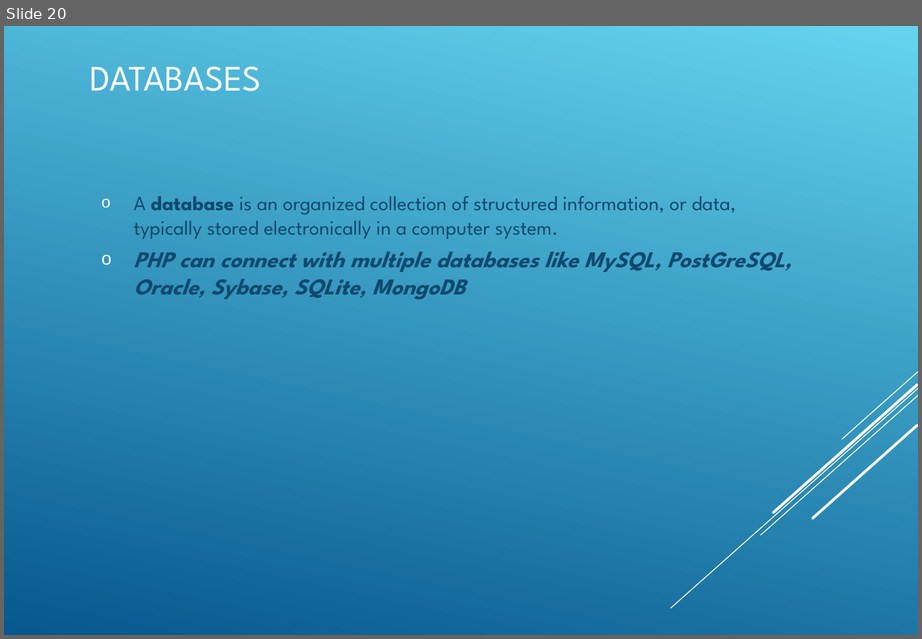
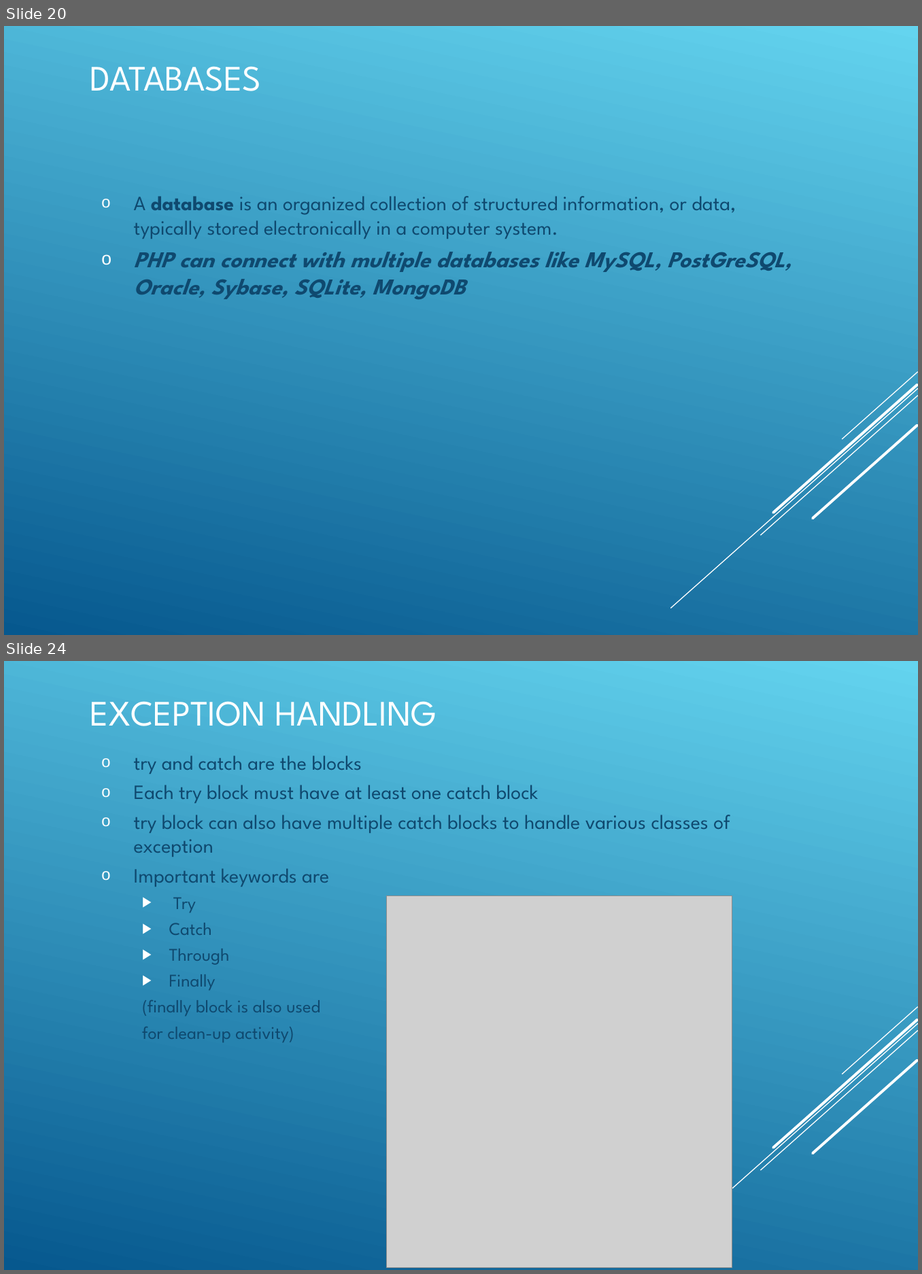
Before and after one commit to koushikgraj/PHP-Training, a slide deck: PHP-Presentation.ppt. Shown one above the other, each under a label of ours: slide 20 before the commit, slides 20 and 24 after it; the slides between them are not shown. The pictures are 922x639 and 922x1274 pixels, drawn with LibreOffice and Linux fonts; fonts in the diff are those of the drawing; grey boxes stand for pictures. Boxes give left, top, right and bottom in pixels: in the first picture for what was removed or moved away, otherwise in the second. Text is boxed around its words. In the diff, an @@ line names an element or a change of style, - is before the commit and + after.

Commit message:
13-May-2021 : Databases, error handling, exception handling & magic quotes

```diff
--- a/PHP-Presentation.ppt
+++ b/PHP-Presentation.ppt
@@ slide 24 added at <box>4,661,918,1270</box>, background gradient #64D4EF to #06588E; not listed: 5 template elements that a slide beside it also shows @@
@@ title added at <box>90,701,436,726</box>, 30 pt, text #FFFFFF @@
+EXCEPTION HANDLING
@@ subtitle added at <box>134,756,730,1042</box>, 17 pt, text #0F496F @@
+  o try and catch are the blocks
+  o Each try block must have at least one catch block
+  o try block can also have multiple catch blocks to handle various classes of exception
+  o Important keywords are
+    ▶ Try
+    ▶ Catch
+    ▶ Through
+    ▶ Finally
+    (finally block is also used
+    for clean-up activity)
@@ picture added at <box>387,896,732,1267</box> @@
```
Also in this commit, not shown: 4 other slides added, 21 other files.
